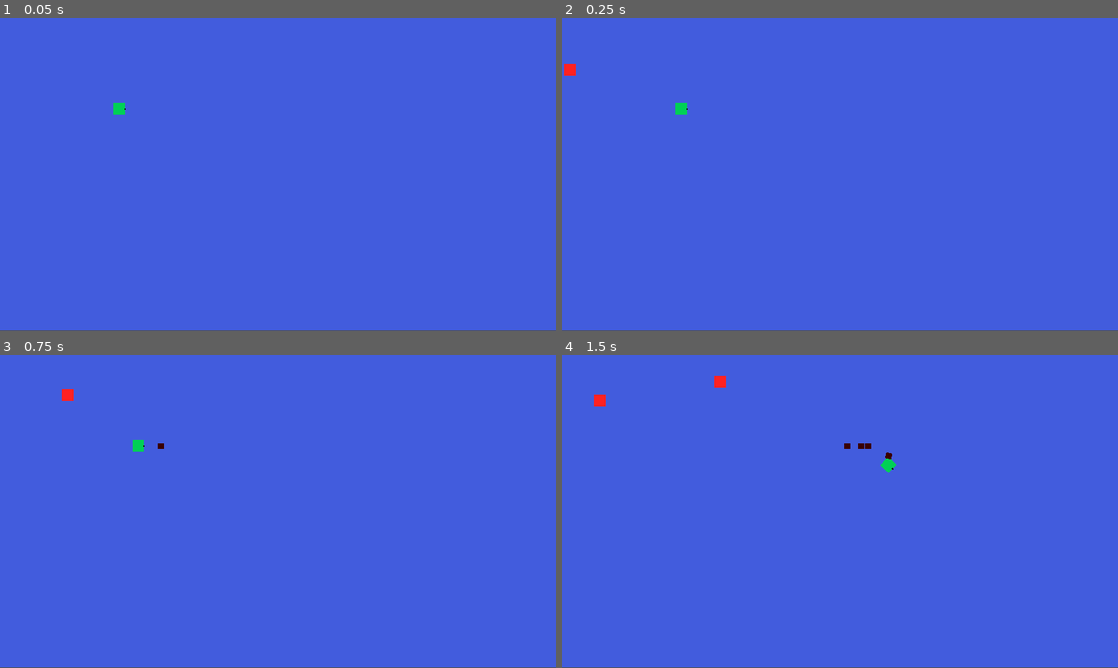
Above: before the commit, frames 1-4 (two rows, left to right).
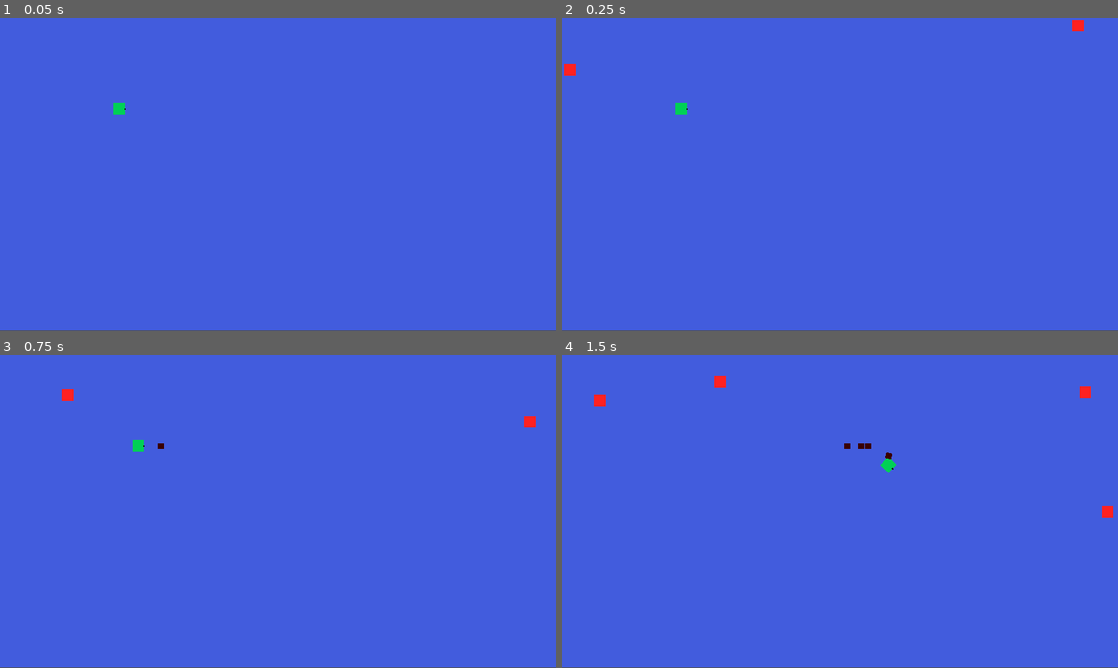
Above: after the commit, the same moments.

Repository: Seblis/Weaponized
Game: Godot game, scene res://levels/level_1/level_1.tscn
Two runs of this game, one before a commit and one after it. Both use one fixed random seed, a clock stepped at 60 frames per second and the inputs below. The project has no main scene, so this scene is started directly.
Inputs (mouse positions are in pixels of both pictures, inside the frame that each line leads up to):
- Up to frame 1 (0.05 s): no input
- Up to frame 2 (0.25 s): no input
- Up to frame 3 (0.75 s): move the mouse to (400, 495) at 0.52 s; hold D (move_right) from 0.53 s (still down); hold Space (fire) from 0.53 s (still down)
- Up to frame 4 (1.5 s): move the mouse to (728, 527) at 1.27 s; release D (move_right) at 1.28 s; release Space (fire) at 1.28 s; hold S (move_down) from 1.28 s (still down); tap Space (fire) at 1.35 s

Frame 1 is identical in both runs. In frame 2, less than 0.1% of the frame differs, in the area x 91-94%, y 0-5%; in frame 3, less than 0.1%; in frame 4, 0.2%, in the area x 93-100%, y 10-52%.

Commit message:
Multiple waves system introduced
Implemented in the first system. TODO defeating the enemies, after that we can create some more thoughtful waves locations

Diff:
--- a/entities/enemies/base_enemy.gd
+++ b/entities/enemies/base_enemy.gd
@@ -5,12 +5,20 @@
 @export var speed = 7
 @export var final_progress_rate = 0.99
 
+var _initial_movement_finished = false
+
 func _ready():
 	pass
 
 func _physics_process(delta):
-	if path_follow.progress_ratio < final_progress_rate:
+	if not _initial_movement_finished and path_follow.progress_ratio < final_progress_rate:
 		path_follow.progress += speed
+	else:
+		_initial_movement_finished = true
+
+	# Here we can add additional movement after the wave moved to it's destination
+	if _initial_movement_finished:
+		pass
 
 
 func set_path_follow(path: PathFollow2D, final_progress):
--- a/levels/level_1/enemy_manager.gd
+++ b/levels/level_1/enemy_manager.gd
@@ -2,8 +2,29 @@
 
 @onready var enemy_paths = %EnemyPaths
 
+const WAVES_AMOUNT = 3
+var _current_wave = 0
+
 var base_enemy = preload("res://entities/enemies/BaseEnemy.tscn")
+var waves = [
+	[[base_enemy, 0, 3, 1, 0.07],[base_enemy, 1, 3, 1, 0.07]],
+	[[base_enemy, 0, 3, 1, 0.07]],
+	[[base_enemy, 1, 3, 1, 0.07]],
+
+]
 
 func _ready():
-	#TODO right now we are spawning
-	enemy_paths.spawn_multiple_enemies(base_enemy, 0, 3, 1, 0.07)
+	SignalManager.on_wave_defeated.connect(_on_wave_defeated)
+	_spawn_next_wave()
+
+
+func _on_wave_defeated():
+	if _current_wave == WAVES_AMOUNT:
+		# TODO victory screen
+		pass
+
+	_spawn_next_wave()
+
+func _spawn_next_wave():
+	for args in waves[_current_wave]:
+		enemy_paths.callv("spawn_multiple_enemies", args)
--- a/util/enemy_paths.gd
+++ b/util/enemy_paths.gd
@@ -1,21 +1,22 @@
 class_name EnemyPaths
 extends Node2D
 
-
-func spawn_enemy(enemy, path_id = 0, stop_point = 0):
+func spawn_enemy(enemy, path_id = 0, stop_point = 0, enemy_params = null):
 	var path: Path2D = get_child(path_id)
 	var path_follow = PathFollow2D.new()
 	var new_enemy: BaseEnemy = enemy.instantiate()
 	new_enemy.set_path_follow(path_follow, stop_point)
+	if enemy_params != null:
+		new_enemy.set_params(enemy_params)
 	path_follow.loop = false
 	path_follow.rotates = false
 
 	path.add_child(path_follow)
-	# TODO set other parameters for new_enemy
+
 	path_follow.add_child(new_enemy)
 
 func spawn_multiple_enemies(enemy, path_id, amount, delay, spacing: float, order = 0):
-	print(float(order), " ", float(amount))
+	#print(float(order), " ", float(amount))
 	spawn_enemy(enemy, path_id, 1.0 - spacing*float(order))
 
 	if amount == 1:
--- a/util/global/game_engine.gd
+++ b/util/global/game_engine.gd
@@ -10,6 +10,7 @@
 
 
 var _player: PlayerShip
+var _enemies_count = 0
 
 func set_player(player: PlayerShip):
 	_player = player
@@ -22,3 +23,6 @@
 		return _player.global_position
 	else:
 		return null
+
+func enemies_counter(diff):
+	_enemies_count += diff
--- a/util/global/signal_manager.gd
+++ b/util/global/signal_manager.gd
@@ -3,3 +3,4 @@
 # signals definitions go here
 signal on_player_health_updated(new_health: int)
 signal on_game_over(player_won:bool)
+signal on_wave_defeated()
